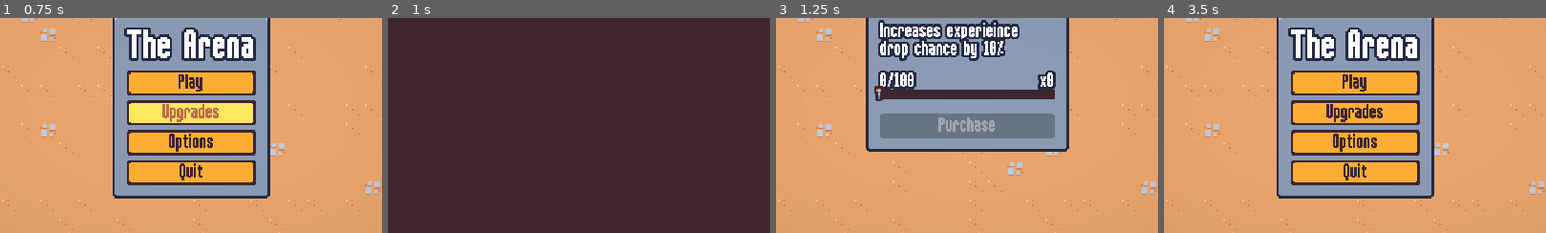
Above: before the commit, frames 1-4 (left to right).
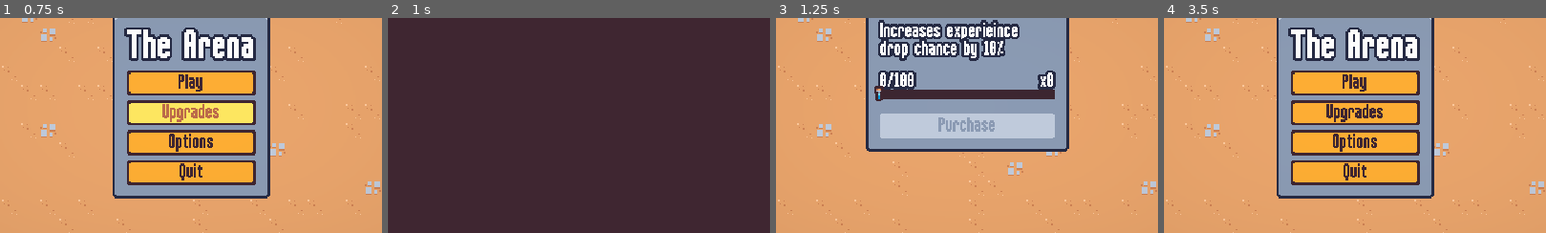
Above: after the commit, the same moments.

Repository: camd67/survivors-clone
Game: Godot game, scene res://scenes/ui/main_menu.tscn
Same seed, same stepped clock (60 frames per second), same inputs: the game is played once before the commit and once after it.
Inputs (mouse positions are % of the whole screen's width and height, from its top left):
- Up to frame 1 (0.75 s): click "Upgrades" at 0.5 s
- Up to frame 2 (1 s): no input
- Up to frame 3 (1.25 s): no input
- Up to frame 4 (3.5 s): move the mouse to (72, 45) at 1.27 s; press the mouse at (72, 45) at 1.28 s; hold D (move_right) 1.28-2.03 s; tap Enter at 2 s; move the mouse to (30, 55) at 2.02 s; release the mouse at (30, 55) at 2.03 s; hold S (move_down) 2.03-2.75 s; click (30, 55) at 2.1 s; click "Back" at 2.75 s
The pictures show only the part of the screen within x 25-75%, y 30-80%; the shares and areas given below are measured in that part.

Frames 1-2 are identical in both runs. In frame 3, 5.0% of the frame differs, in the area x 27-73%, y 44-56%; in frame 4, nothing differs.

Commit message:
Lesson 72: Scroll themeing

Diff:
--- a/resources/theme/theme.tres
+++ b/resources/theme/theme.tres
@@ -8,6 +8,14 @@
 content_margin_top = 4.0
 content_margin_right = 4.0
 content_margin_bottom = 4.0
+texture = ExtResource("1_yey5f")
+texture_margin_left = 1.0
+texture_margin_top = 1.0
+texture_margin_right = 1.0
+texture_margin_bottom = 1.0
+region_rect = Rect2(18, 2, 12, 12)
+
+[sub_resource type="StyleBoxTexture" id="StyleBoxTexture_7f1qv"]
 texture = ExtResource("1_yey5f")
 texture_margin_left = 1.0
 texture_margin_top = 1.0
@@ -89,6 +97,37 @@
 border_width_bottom = 2
 border_color = Color(0.239216, 0.14902, 0.192157, 0)
 
+[sub_resource type="StyleBoxFlat" id="StyleBoxFlat_nhu0g"]
+bg_color = Color(0.996078, 0.682353, 0.203922, 1)
+border_width_left = 2
+border_width_top = 2
+border_width_right = 2
+border_width_bottom = 2
+border_color = Color(0.8, 0.8, 0.8, 0)
+
+[sub_resource type="StyleBoxFlat" id="StyleBoxFlat_p6han"]
+bg_color = Color(0.996078, 0.682353, 0.203922, 1)
+border_width_left = 2
+border_width_top = 2
+border_width_right = 2
+border_width_bottom = 2
+border_color = Color(0.8, 0.8, 0.8, 0)
+
+[sub_resource type="StyleBoxFlat" id="StyleBoxFlat_kougl"]
+bg_color = Color(0.996078, 0.682353, 0.203922, 1)
+border_width_left = 2
+border_width_top = 2
+border_width_right = 2
+border_width_bottom = 2
+border_color = Color(0.8, 0.8, 0.8, 0)
+
+[sub_resource type="StyleBoxFlat" id="StyleBoxFlat_q33o1"]
+content_margin_left = 4.0
+content_margin_top = 0.0
+content_margin_right = 4.0
+content_margin_bottom = 0.0
+bg_color = Color(0.239216, 0.14902, 0.192157, 1)
+
 [resource]
 default_font = ExtResource("1_rqhon")
 default_font_size = 16
@@ -101,9 +140,11 @@
 BlueOutlineLabel/constants/shadow_offset_x = 0
 BlueOutlineLabel/constants/shadow_offset_y = 0
 Button/colors/font_color = Color(0.247059, 0.14902, 0.192157, 1)
+Button/colors/font_disabled_color = Color(0.545098, 0.607843, 0.705882, 1)
 Button/colors/font_focus_color = Color(0.247059, 0.14902, 0.192157, 1)
 Button/colors/font_hover_color = Color(0.741176, 0.423529, 0.290196, 1)
 Button/colors/font_pressed_color = Color(0.741176, 0.423529, 0.290196, 1)
+Button/styles/disabled = SubResource("StyleBoxTexture_7f1qv")
 Button/styles/focus = SubResource("StyleBoxEmpty_gnb2i")
 Button/styles/hover = SubResource("StyleBoxTexture_ve3aa")
 Button/styles/normal = SubResource("StyleBoxTexture_6mycb")
@@ -117,3 +158,7 @@
 PanelContainer/styles/panel = SubResource("StyleBoxTexture_dlctl")
 ProgressBar/styles/background = SubResource("StyleBoxFlat_e6fva")
 ProgressBar/styles/fill = SubResource("StyleBoxFlat_1dsvf")
+VScrollBar/styles/grabber = SubResource("StyleBoxFlat_nhu0g")
+VScrollBar/styles/grabber_highlight = SubResource("StyleBoxFlat_p6han")
+VScrollBar/styles/grabber_pressed = SubResource("StyleBoxFlat_kougl")
+VScrollBar/styles/scroll = SubResource("StyleBoxFlat_q33o1")
--- a/scenes/ui/meta_menu.tscn
+++ b/scenes/ui/meta_menu.tscn
@@ -16,30 +16,61 @@
 format = 2
 layer_0/tile_data = PackedInt32Array(0, 196608, 4, 65536, 0, 4, 131072, 0, 4, 196608, 0, 4, 262144, 0, 4, 327680, 0, 4, …(20280 unchanged characters)…
 
-[node name="MarginContainer" type="MarginContainer" parent="."]
+[node name="ScrollContainer" type="ScrollContainer" parent="."]
 anchors_preset = 15
 anchor_right = 1.0
 anchor_bottom = 1.0
 grow_horizontal = 2
 grow_vertical = 2
+
+[node name="MarginContainer" type="MarginContainer" parent="ScrollContainer"]
+layout_mode = 2
+size_flags_horizontal = 3
 theme_override_constants/margin_left = 24
 theme_override_constants/margin_top = 16
 theme_override_constants/margin_right = 24
 theme_override_constants/margin_bottom = 16
 
-[node name="GridContainer" type="GridContainer" parent="MarginContainer"]
+[node name="GridContainer" type="GridContainer" parent="ScrollContainer/MarginContainer"]
 unique_name_in_owner = true
 layout_mode = 2
-size_flags_horizontal = 4
+size_flags_horizontal = 6
 theme_override_constants/h_separation = 16
 theme_override_constants/v_separation = 16
 columns = 2
 
-[node name="MetaUpgradeCard" parent="MarginContainer/GridContainer" instance=ExtResource("4_hu5qj")]
+[node name="MetaUpgradeCard" parent="ScrollContainer/MarginContainer/GridContainer" instance=ExtResource("4_hu5qj")]
 layout_mode = 2
 
-[node name="MetaUpgradeCard2" parent="MarginContainer/GridContainer" instance=ExtResource("4_hu5qj")]
+[node name="MetaUpgradeCard2" parent="ScrollContainer/MarginContainer/GridContainer" instance=ExtResource("4_hu5qj")]
 layout_mode = 2
+
+[node name="MetaUpgradeCard3" parent="ScrollContainer/MarginContainer/GridContainer" instance=ExtResource("4_hu5qj")]
+layout_mode = 2
+
+[node name="MetaUpgradeCard4" parent="ScrollContainer/MarginContainer/GridContainer" instance=ExtResource("4_hu5qj")]
+layout_mode = 2
+
+[node name="MetaUpgradeCard5" parent="ScrollContainer/MarginContainer/GridContainer" instance=ExtResource("4_hu5qj")]
+layout_mode = 2
+
+[node name="MetaUpgradeCard6" parent="ScrollContainer/MarginContainer/GridContainer" instance=ExtResource("4_hu5qj")]
+layout_mode = 2
+
+[node name="MetaUpgradeCard7" parent="ScrollContainer/MarginContainer/GridContainer" instance=ExtResource("4_hu5qj")]
+layout_mode = 2
+
+[node name="MetaUpgradeCard8" parent="ScrollContainer/MarginContainer/GridContainer" instance=ExtResource("4_hu5qj")]
+layout_mode = 2
+
+[node name="MarginContainer" type="MarginContainer" parent="."]
+offset_right = 98.0
+offset_bottom = 53.0
+size_flags_horizontal = 3
+theme_override_constants/margin_left = 24
+theme_override_constants/margin_top = 16
+theme_override_constants/margin_right = 24
+theme_override_constants/margin_bottom = 16
 
 [node name="BackButton" type="Button" parent="MarginContainer"]
 unique_name_in_owner = true
Not shown: 1 places in resources/theme/theme.tres that only renumber resources
